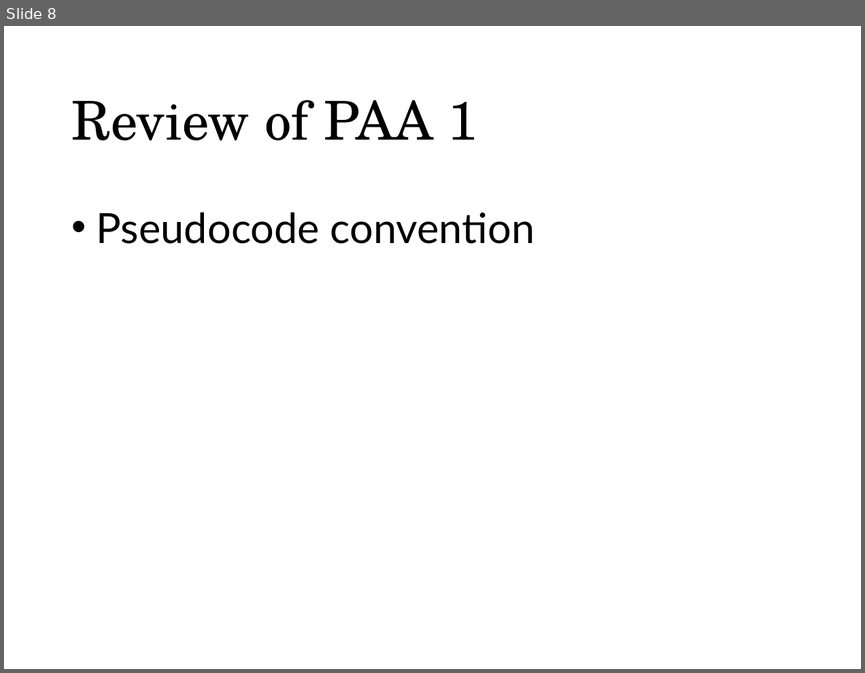
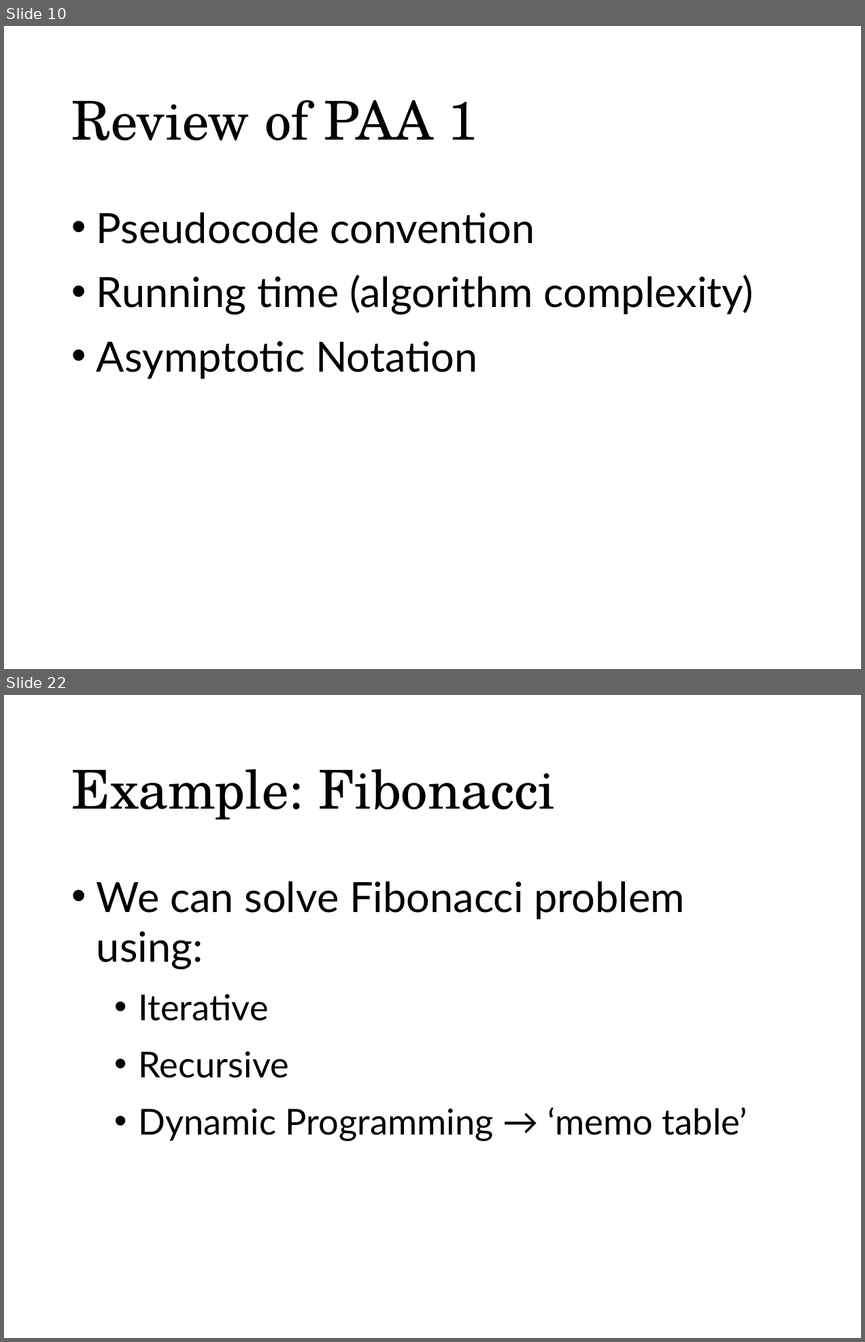
Before and after one commit to munif/paa-2, a slide deck: 161702/presentation/01 - Syllabus, Review of PAA 1/01. Syllabus, Review of PAA 1.pptx. Shown one above the other, each under a label of ours: slide 8 before the commit, slides 10 and 22 after it; the slides between them are not shown. The pictures are 865x673 and 865x1342 pixels, drawn with LibreOffice and Linux fonts; fonts in the diff are those of the drawing. Boxes give left, top, right and bottom in pixels: in the first picture for what was removed or moved away, otherwise in the second. Text is boxed around its words. In the diff, an @@ line names an element or a change of style, - is before the commit and + after.

```diff
--- a/161702/presentation/01 - Syllabus, Review of PAA 1/01. Syllabus, Review of PAA 1.pptx
+++ b/161702/presentation/01 - Syllabus, Review of PAA 1/01. Syllabus, Review of PAA 1.pptx
@@ slide 22 added at [4,695,861,1338], background #FFFFFF @@
@@ title added at [71,769,555,819], 45 pt, text #000000 @@
+Example: Fibonacci
@@ text added at [96,881,747,1141], 30 pt, text #000000 @@
+• We can solve Fibonacci problem using:
+  • Iterative
+  • Recursive
+  • Dynamic Programming → ‘memo table’
@@ what was slide 8 is now slide 10 @@
@@ slide 10 changed as well @@
@@ text at [96,274,753,379]: paragraphs added @@
+• Running time (algorithm complexity)
+• Asymptotic Notation
```
Also in this commit, not shown: 4 other slides changed, 26 other slides added, 3 slides removed, 8 other files.
